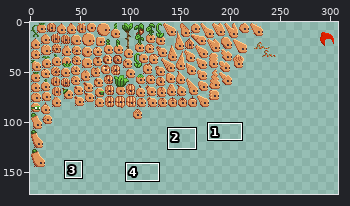
Two versions of one sprite sheet, humanoid/mandragora/headstudy.png. The picture above shows the old version from afar; the outline marks the close-up.
Close-up. Earlier state:
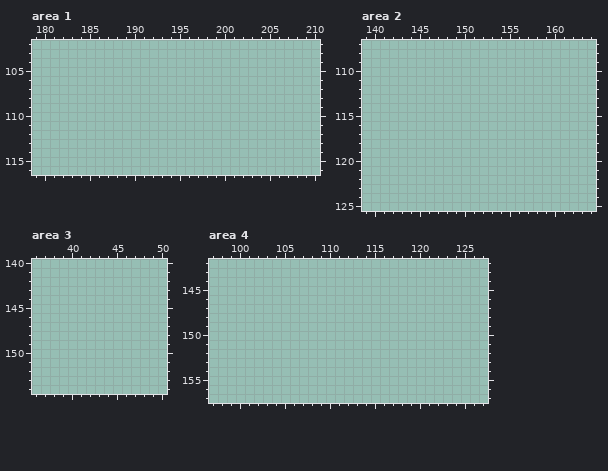
The file is 344x172 pixels. Shown: area 1: x 179..210, y 102..116; area 2: x 139..164, y 107..125; area 3: x 36..50, y 140..154; area 4: x 97..127, y 142..157. The wide view leaves out empty margins. The commit also changed other parts of the picture, which this record leaves out.
After:
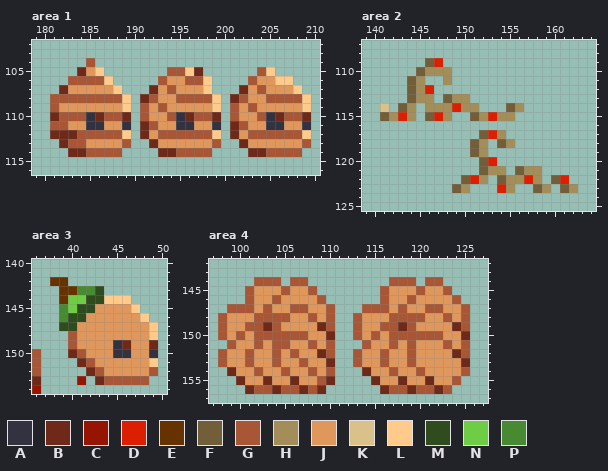
Palette (. is transparent): A #333241  B #6f2919  C #951500  D #dc1f00  E #663300  F #735e3a  G #a85636  H #a38d59  J #e0975c  K #d9c189  L #ffca8a  M #2f4c1e  N #6ecd44  P #478a32
Difference:
Changed rows in their new state; - is an unchanged pixel.
Area 1:
first column x 181:
104 ----G------------------------
105 ---BJL-------GGLB------GL----
106 --GGGGL-----GJJGGL----GJJLL--
107 -BJJJJJL---BJGJJJL---BJGJJJL-
108 GGGGGGGGL-BGJJGGGGL-BGJJGGGGL
109 GJJJJJJJL-GJGJJJJJL-GJGJJJJJL
110 BGGGABGGB-GJJGABGGB-GJJGABGGB
111 GGJJAAJJA-BGJJAAJJA-BGJJAAJJA
112 BBBGGGGGL-BJGGGGGGL-BJGGGGGGL
113 -BGGJJJJG--BJJJJJJG--BJJJJJJG
114 --BBGGGG----BBGGGG----BBGGGG-
Area 2:
first column x 141:
109 -----FD---------------
110 ----FHHH--------------
111 ---FH--H--------------
112 ---FHD----------------
113 ---FHH-FHH------------
114 K-FH-HHHDHH---FH------
115 FHDH-FDH--FHDHH-------
117 -----------FDH--------
118 ----------FH-FH-------
119 ----------FH----------
120 -----------FD---------
121 -----------FHH-FHH----
122 ---------FDH-FHHDH-FD-
123 --------FH---DH--FH-FH
Area 3:
first column x 36:
142 --EE----------
143 ---EEPPM------
144 ---ENNMMLLL---
145 ---PNMMJJJJL--
146 ---PMMJJJJJJL-
147 ---MMJJJJJJJJL
148 ----GJJJJJJJJL
149 ----GJJJJABJJB
150 G---BGJJJAAJJA
151 G----BGJJJJJJL
152 G-----BGJJJJJG
153 B----C-BGGGGG-
154 C-------------
Area 4:
first column x 98:
144 ----GGG-GG---------GGG-GG---
145 ---GJJJGJJG-------GJJJGJJG--
146 ---GJJGJJJJG------GJJGJJJJG-
147 -GGGJGJJGGJJG---GGGJGJJGGJJG
148 GJJJGGGGJJGJG--GJJJGGGGJJGJG
149 GJJGGBGJJJJBG--GJJGGBGJJJJBG
150 GJGJGGGGGGJJB--GJGJGGGGGGJJB
151 -GJJGJGGJJGJG---GJJGJGJJJGJG
152 GJJGJJGJGJJBG--GJJGJJGJJJJBG
153 GJJGJJGJJGJJB--GJJGJJGJJJJJB
154 -BJJGJJGJJGJG---BJJGJJGJJJJG
155 --BJJBJJBJJGB----BJJBJJBJJG-
156 ---BGGBGGBGB------BGGBGGBG--
Pixel boxes of the changes (left, top, right, bottom) in both close-ups:
added: (50, 58, 311, 157)
added: (380, 58, 578, 193)
added: (32, 277, 158, 394)
added: (218, 277, 470, 394)
